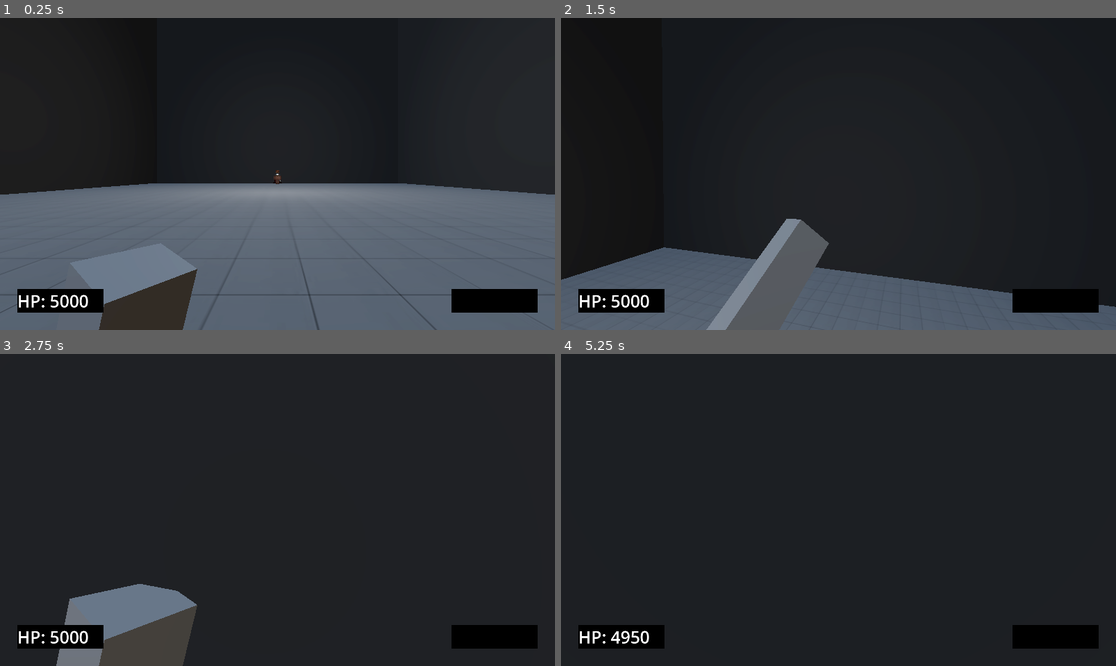
Above: before the commit, frames 1-4 (two rows, left to right).
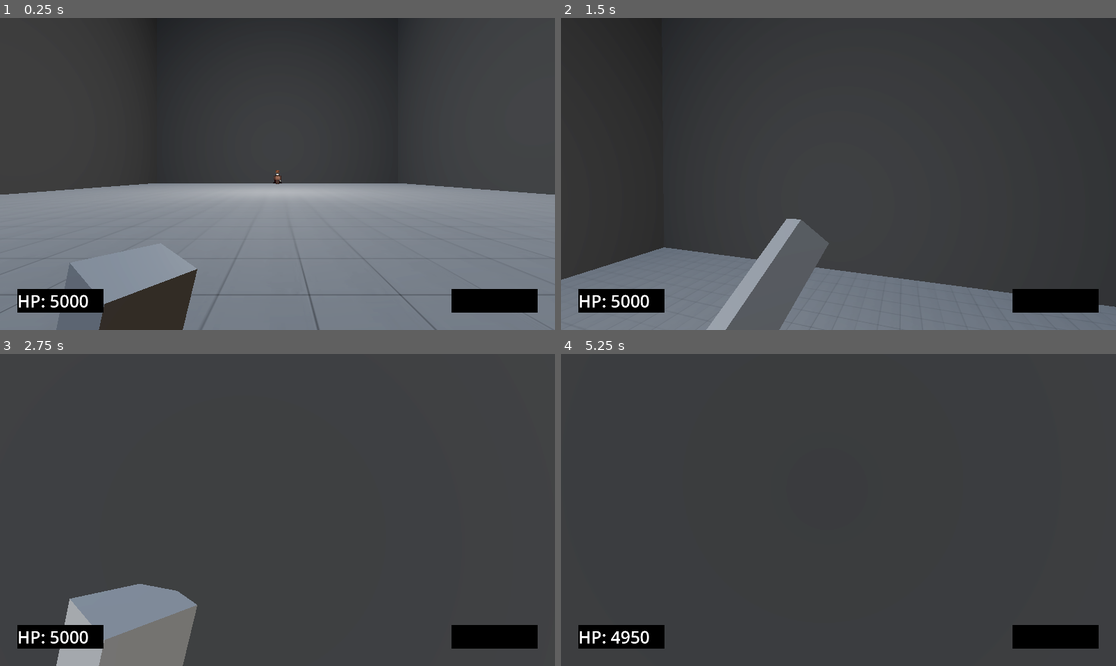
Above: after the commit, the same moments.

Repository: fantasticyeyplustiger/fantastic-boss-fight
Game: Godot game, scene res://Level/Level.tscn
The game is run twice, just before and just after one commit, with the same random seed, the same clock (stepped at 60 frames per second) and the same inputs.
Inputs (mouse positions are in pixels of both pictures, inside the frame that each line leads up to):
- Up to frame 1 (0.25 s): no input
- Up to frame 2 (1.5 s): tap Enter at 0.5 s; move the mouse to (866, 174) at 0.52 s; hold Shift (dash) 0.53-1.28 s; hold W (up) from 0.53 s (still down); tap Space (jump) at 0.77, 1.07 s; tap F (parry) at 0.8, 1.35 s; move the mouse to (810, 174) at 1.27 s
- Up to frame 3 (2.75 s): keep holding W (up); tap Space (jump) at 1.52, 1.55, 1.82 s; move the mouse to (288, 503) at 2.02 s; hold Space (jump) from 2.03 s (still down); tap Shift (dash) at 2.3 s
- Up to frame 4 (5.25 s): keep holding W (up); move the mouse to (832, 516) at 2.77 s; release Space (jump) at 2.78 s; tap Shift (dash) at 2.85, 4.35 s; tap Space (jump) at 3.02, 3.32, 4.52, 4.82, 5 s; tap F (parry) at 3.05, 3.6, 5.1 s; move the mouse to (877, 513) at 3.52 s; hold Space (jump) 3.53-4.28 s; tap Enter at 4.25 s; move the mouse to (794, 506) at 4.27 s; move the mouse to (844, 510) at 5.02 s

The runs differ from the first frame. In frame 1, 89% of the frame differs, in the area x 0-100%, y 0-100%; in frame 2, 92%; in frame 3, 95%; in frame 4, 98%.

Commit message:
jump and crush attack

Diff:
--- a/fantastic-boss-fight/Boss/Boss.gd
+++ b/fantastic-boss-fight/Boss/Boss.gd
@@ -62,9 +62,10 @@
 			else:
 				air_charge(target_position)
 		4: throw_fist()
-		5: clap()
-		6:
-			clap()
+		5, 6: clap()
+		7: ground_charge(target_position)
+		8:
+			jump_and_crush()
 			current_attack = 0
 
 	attacking = false
@@ -127,6 +128,9 @@
 		$ChargeLanding/LandingHitbox.shape.radius = 35.0
 	else:
 		charge_visible_hitbox.mesh.size = size - Vector3(0.0, 1.0, 0.0)
+		$ChargeLanding/VisibleLandingHitbox.mesh.top_radius = 25.0
+		$ChargeLanding/VisibleLandingHitbox.mesh.bottom_radius = 25.0
+		$ChargeLanding/LandingHitbox.shape.radius = 25.0
 
 	charge_visible_hitbox.position = hitbox_pos - Vector3(0.0, 6.0, 0.0)
 	charge_visible_hitbox.visible = true
@@ -152,8 +156,8 @@
 	charge_hitbox.set_deferred("disabled", true)
 	$ChargeLanding/LandingHitbox.set_deferred("disabled", true)
 
-	walk_cooldown.start(0.5)
-	attack_cd_timer.start(0.75)
+	walk_cooldown.start(0.4)
+	attack_cd_timer.start(0.45)
 	SpawnObject.ground_shockwave(target_position)
 
 ## Makes the boss throw his right arm/fist towards the player.
@@ -195,6 +199,43 @@
 	walk_cooldown.start(0.1)
 	attack_cd_timer.start(0.15)
 
+func jump_and_crush() -> void:
+	damage = HIGH_DAMAGE
+	SpawnObject.air_shockwave(global_position, Vector3.ZERO)
+	global_position.y += 30.0
+
+	$ChargeLanding/VisibleLandingHitbox.mesh.top_radius = 85.0
+	$ChargeLanding/VisibleLandingHitbox.mesh.bottom_radius = 85.0
+	$ChargeLanding/LandingHitbox.shape.radius = 85.0
+
+	$ChargeLanding/VisibleLandingHitbox.global_position = Vector3(global_position.x, 0.0, global_position.z)
+	$ChargeLanding/VisibleLandingHitbox.global_rotation = Vector3.ZERO
+	$ChargeLanding/LandingHitbox.global_position = Vector3(global_position.x, 0.0, global_position.z)
+	$ChargeLanding/LandingHitbox.global_rotation = Vector3.ZERO
+	$ChargePath/VisibleHitbox.visible = false
+
+	$Animations.play("crush")
+	await get_tree().create_timer(1.0).timeout
+
+	$ChargeLanding/LandingHitbox.set_deferred("disabled", false)
+	SpawnObject.air_shockwave(global_position, Vector3.ZERO)
+
+	await get_tree().create_timer(0.05).timeout
+
+	global_position.y = Y_VALUE_FOR_FLOOR
+	SpawnObject.ground_shockwave(global_position)
+	SpawnObject.air_shockwave(global_position, Vector3.ZERO)
+	SpawnObject.colliding_shockwave(global_position, Vector3.ZERO)
+
+	await get_tree().create_timer(0.05).timeout
+
+	$ChargeLanding/LandingHitbox.set_deferred("disabled", true)
+	$ChargePath/VisibleHitbox.visible = true
+
+	reset_anim()
+	walk_cooldown.start(0.4)
+	attack_cd_timer.start(0.45)
+
 func walk_towards_player() -> void:
 	var vector2_pos = Vector3(global_position.x, 0.0, global_position.z)
 	var vector2_player_pos = Vector3(Global.player_position.x, 0.0, Global.player_position.z)
@@ -209,7 +250,8 @@
 ## Rotates the boss' body to look at the player.
 # Only rotates the y-axis.
 func look_at_player() -> void:
-	#warning_ignore:unused_argument
+	if global_position.cross(Global.player_position).is_zero_approx():
+		return
 	look_at(Global.player_position)
 	rotation.x = 0
 	rotation.z = 0
@@ -218,6 +260,13 @@
 	await get_tree().create_timer(wait_time).timeout
 	$Torso/RightArm.visible = true
 
+func reset_anim_in(seconds : float) -> void:
+	await get_tree().create_timer(seconds).timeout
+	$Animations.play("RESET")
+
+func reset_anim() -> void:
+	$Animations.play("RESET")
+
 func reset_cooldown() -> void:
 	attack_cooldown = false
 
--- a/fantastic-boss-fight/Boss/Boss.tscn
+++ b/fantastic-boss-fight/Boss/Boss.tscn
@@ -242,6 +242,30 @@
 "update": 0,
 "values": [Vector3(0, 0, 0)]
 }
+tracks/13/type = "value"
+tracks/13/imported = false
+tracks/13/enabled = true
+tracks/13/path = NodePath("ChargeLanding/VisibleLandingHitbox:surface_material_override/0:albedo_color")
+tracks/13/interp = 1
+tracks/13/loop_wrap = true
+tracks/13/keys = {
+"times": PackedFloat32Array(0),
+"transitions": PackedFloat32Array(1),
+"update": 0,
+"values": [Color(1, 0, 0, 0)]
+}
+tracks/14/type = "value"
+tracks/14/imported = false
+tracks/14/enabled = true
+tracks/14/path = NodePath("Head:position")
+tracks/14/interp = 1
+tracks/14/loop_wrap = true
+tracks/14/keys = {
+"times": PackedFloat32Array(0),
+"transitions": PackedFloat32Array(1),
+"update": 0,
+"values": [Vector3(0, 0, 0)]
+}
 
 [sub_resource type="Animation" id="Animation_p0rjq"]
 resource_name = "air_charge"
@@ -441,45 +465,6 @@
 "transitions": PackedFloat32Array(1, 1, 1),
 "update": 0,
 "values": [Color(1, 0, 0, 0.333333), Color(1, 0, 0, 0.333333), Color(1, 0, 0, 1)]
-}
-
-[sub_resource type="Animation" id="Animation_56y8k"]
-resource_name = "throw_arm"
-tracks/0/type = "value"
-tracks/0/imported = false
-tracks/0/enabled = true
-tracks/0/path = NodePath("Torso/RightArm:rotation")
-tracks/0/interp = 1
-tracks/0/loop_wrap = true
-tracks/0/keys = {
-"times": PackedFloat32Array(0, 0.366667),
-"transitions": PackedFloat32Array(1, 1),
-"update": 0,
-"values": [Vector3(0, 0, 0), Vector3(1.5708, 0, 0)]
-}
-tracks/1/type = "value"
-tracks/1/imported = false
-tracks/1/enabled = true
-tracks/1/path = NodePath("Torso/RightArm:position")
-tracks/1/interp = 1
-tracks/1/loop_wrap = true
-tracks/1/keys = {
-"times": PackedFloat32Array(0, 0.366667),
-"transitions": PackedFloat32Array(1, 1),
-"update": 0,
-"values": [Vector3(0, 0, 0), Vector3(-1.995, 0.475, -0.525)]
-}
-tracks/2/type = "value"
-tracks/2/imported = false
-tracks/2/enabled = true
-tracks/2/path = NodePath("Torso/RightArm:scale")
-tracks/2/interp = 1
-tracks/2/loop_wrap = true
-tracks/2/keys = {
-"times": PackedFloat32Array(0, 0.9),
-"transitions": PackedFloat32Array(1, 1),
-"update": 0,
-"values": [Vector3(1, 1, 1), Vector3(7, 7, 7)]
 }
 
 [sub_resource type="Animation" id="Animation_i6vrr"]
@@ -594,12 +579,288 @@
 "values": [Vector3(0.261799, 0, 0), Vector3(0.261799, 0, 0), Vector3(-0.174533, 0, 0)]
 }
 
+[sub_resource type="Animation" id="Animation_i28eb"]
+resource_name = "crush"
+length = 0.5
+tracks/0/type = "value"
+tracks/0/imported = false
+tracks/0/enabled = true
+tracks/0/path = NodePath("Torso/LeftArm:rotation")
+tracks/0/interp = 1
+tracks/0/loop_wrap = true
+tracks/0/keys = {
+"times": PackedFloat32Array(0, 0.5),
+"transitions": PackedFloat32Array(1, 1),
+"update": 0,
+"values": [Vector3(0, 0, 0), Vector3(0, 0, -2.58309)]
+}
+tracks/1/type = "value"
+tracks/1/imported = false
+tracks/1/enabled = true
+tracks/1/path = NodePath("Torso/LeftArm:position")
+tracks/1/interp = 1
+tracks/1/loop_wrap = true
+tracks/1/keys = {
+"times": PackedFloat32Array(0, 0.5),
+"transitions": PackedFloat32Array(0.406126, 1),
+"update": 0,
+"values": [Vector3(0, 0, 0), Vector3(-1.13, 0.325, 0)]
+}
+tracks/2/type = "value"
+tracks/2/imported = false
+tracks/2/enabled = true
+tracks/2/path = NodePath("Torso/RightArm:position")
+tracks/2/interp = 1
+tracks/2/loop_wrap = true
+tracks/2/keys = {
+"times": PackedFloat32Array(0, 0.5),
+"transitions": PackedFloat32Array(0.406126, 1),
+"update": 0,
+"values": [Vector3(0, 0, 0), Vector3(1.13, 0.325, 0)]
+}
+tracks/3/type = "value"
+tracks/3/imported = false
+tracks/3/enabled = true
+tracks/3/path = NodePath("Torso/RightArm:rotation")
+tracks/3/interp = 1
+tracks/3/loop_wrap = true
+tracks/3/keys = {
+"times": PackedFloat32Array(0, 0.5),
+"transitions": PackedFloat32Array(1, 1),
+"update": 0,
+"values": [Vector3(0, 0, 0), Vector3(0, 0, 2.58309)]
+}
+tracks/4/type = "value"
+tracks/4/imported = false
+tracks/4/enabled = true
+tracks/4/path = NodePath("Torso/RightLeg:position")
+tracks/4/interp = 1
+tracks/4/loop_wrap = true
+tracks/4/keys = {
+"times": PackedFloat32Array(0, 0.5),
+"transitions": PackedFloat32Array(1, 1),
+"update": 0,
+"values": [Vector3(0, 0, 0), Vector3(0, -0.125, 0)]
+}
+tracks/5/type = "value"
+tracks/5/imported = false
+tracks/5/enabled = true
+tracks/5/path = NodePath("Torso/LeftLeg:rotation")
+tracks/5/interp = 1
+tracks/5/loop_wrap = true
+tracks/5/keys = {
+"times": PackedFloat32Array(0, 0.5),
+"transitions": PackedFloat32Array(1, 1),
+"update": 0,
+"values": [Vector3(0, 0, 0), Vector3(-0.380482, 0, 0)]
+}
+tracks/6/type = "value"
+tracks/6/imported = false
+tracks/6/enabled = true
+tracks/6/path = NodePath("Torso/LeftLeg:position")
+tracks/6/interp = 1
+tracks/6/loop_wrap = true
+tracks/6/keys = {
+"times": PackedFloat32Array(0, 0.5),
+"transitions": PackedFloat32Array(1, 1),
+"update": 0,
+"values": [Vector3(0, 0, 0), Vector3(0, 0.42, -0.57)]
+}
+tracks/7/type = "value"
+tracks/7/imported = false
+tracks/7/enabled = true
+tracks/7/path = NodePath("ChargeLanding/VisibleLandingHitbox:surface_material_override/0:albedo_color")
+tracks/7/interp = 1
+tracks/7/loop_wrap = true
+tracks/7/keys = {
+"times": PackedFloat32Array(0, 0.5),
+"transitions": PackedFloat32Array(1, 1),
+"update": 0,
+"values": [Color(1, 0, 0, 0), Color(1, 0, 0, 1)]
+}
+
+[sub_resource type="Animation" id="Animation_10u17"]
+resource_name = "summon_cone"
+tracks/0/type = "value"
+tracks/0/imported = false
+tracks/0/enabled = true
+tracks/0/path = NodePath("Torso:rotation")
+tracks/0/interp = 1
+tracks/0/loop_wrap = true
+tracks/0/keys = {
+"times": PackedFloat32Array(0, 1),
+"transitions": PackedFloat32Array(1, 1),
+"update": 0,
+"values": [Vector3(0, 0, 0), Vector3(0, 0, -0.191986)]
+}
+tracks/1/type = "value"
+tracks/1/imported = false
+tracks/1/enabled = true
+tracks/1/path = NodePath("Head:rotation")
+tracks/1/interp = 1
+tracks/1/loop_wrap = true
+tracks/1/keys = {
+"times": PackedFloat32Array(0, 1),
+"transitions": PackedFloat32Array(1, 1),
+"update": 0,
+"values": [Vector3(0, 0, 0), Vector3(0.436332, 0.190241, -0.191986)]
+}
+tracks/2/type = "value"
+tracks/2/imported = false
+tracks/2/enabled = true
+tracks/2/path = NodePath("Head:position")
+tracks/2/interp = 1
+tracks/2/loop_wrap = true
+tracks/2/keys = {
+"times": PackedFloat32Array(0, 1),
+"transitions": PackedFloat32Array(1, 1),
+"update": 0,
+"values": [Vector3(0, 0, 0), Vector3(-0.27, 0.21, -0.83)]
+}
+tracks/3/type = "value"
+tracks/3/imported = false
+tracks/3/enabled = true
+tracks/3/path = NodePath("Torso/RightArm:rotation")
+tracks/3/interp = 1
+tracks/3/loop_wrap = true
+tracks/3/keys = {
+"times": PackedFloat32Array(0, 1),
+"transitions": PackedFloat32Array(1, 1),
+"update": 0,
+"values": [Vector3(0, 0, 0), Vector3(-0.190241, 0, 0.174533)]
+}
+tracks/4/type = "value"
+tracks/4/imported = false
+tracks/4/enabled = true
+tracks/4/path = NodePath("Torso/RightArm:position")
+tracks/4/interp = 1
+tracks/4/loop_wrap = true
+tracks/4/keys = {
+"times": PackedFloat32Array(0, 1),
+"transitions": PackedFloat32Array(1, 1),
+"update": 0,
+"values": [Vector3(0, 0, 0), Vector3(0.035, -0.065, 0)]
+}
+tracks/5/type = "value"
+tracks/5/imported = false
+tracks/5/enabled = true
+tracks/5/path = NodePath("Torso/LeftArm:rotation")
+tracks/5/interp = 1
+tracks/5/loop_wrap = true
+tracks/5/keys = {
+"times": PackedFloat32Array(0, 1),
+"transitions": PackedFloat32Array(1, 1),
+"update": 0,
+"values": [Vector3(0, 0, 0), Vector3(0, 0, -3.05433)]
+}
+tracks/6/type = "value"
+tracks/6/imported = false
+tracks/6/enabled = true
+tracks/6/path = NodePath("Torso/LeftArm:position")
+tracks/6/interp = 1
+tracks/6/loop_wrap = true
+tracks/6/keys = {
+"times": PackedFloat32Array(0, 1),
+"transitions": PackedFloat32Array(1, 1),
+"update": 0,
+"values": [Vector3(0, 0, 0), Vector3(-1.16, 0.885, 0)]
+}
+tracks/7/type = "value"
+tracks/7/imported = false
+tracks/7/enabled = true
+tracks/7/path = NodePath("Torso/RightLeg:rotation")
+tracks/7/interp = 1
+tracks/7/loop_wrap = true
+tracks/7/keys = {
+"times": PackedFloat32Array(0, 1),
+"transitions": PackedFloat32Array(1, 1),
+"update": 0,
+"values": [Vector3(0, 0, 0), Vector3(0, -0.190241, 0.190241)]
+}
+tracks/8/type = "value"
+tracks/8/imported = false
+tracks/8/enabled = true
+tracks/8/path = NodePath("Torso/RightLeg:position")
+tracks/8/interp = 1
+tracks/8/loop_wrap = true
+tracks/8/keys = {
+"times": PackedFloat32Array(0, 1),
+"transitions": PackedFloat32Array(1, 1),
+"update": 0,
+"values": [Vector3(0, 0, 0), Vector3(0, 0, -0.085)]
+}
+tracks/9/type = "value"
+tracks/9/imported = false
+tracks/9/enabled = true
+tracks/9/path = NodePath("Torso/LeftLeg:rotation")
+tracks/9/interp = 1
+tracks/9/loop_wrap = true
+tracks/9/keys = {
+"times": PackedFloat32Array(0, 1),
+"transitions": PackedFloat32Array(1, 1),
+"update": 0,
+"values": [Vector3(0, 0, 0), Vector3(-0.190241, 0.380482, 0.380482)]
+}
+tracks/10/type = "value"
+tracks/10/imported = false
+tracks/10/enabled = true
+tracks/10/path = NodePath("Torso/LeftLeg:position")
+tracks/10/interp = 1
+tracks/10/loop_wrap = true
+tracks/10/keys = {
+"times": PackedFloat32Array(0, 1),
+"transitions": PackedFloat32Array(1, 1),
+"update": 0,
+"values": [Vector3(0, 0, 0), Vector3(-0.265, 0, -0.125)]
+}
+
+[sub_resource type="Animation" id="Animation_56y8k"]
+resource_name = "throw_arm"
+tracks/0/type = "value"
+tracks/0/imported = false
+tracks/0/enabled = true
+tracks/0/path = NodePath("Torso/RightArm:rotation")
+tracks/0/interp = 1
+tracks/0/loop_wrap = true
+tracks/0/keys = {
+"times": PackedFloat32Array(0, 0.366667),
+"transitions": PackedFloat32Array(1, 1),
+"update": 0,
+"values": [Vector3(0, 0, 0), Vector3(1.5708, 0, 0)]
+}
+tracks/1/type = "value"
+tracks/1/imported = false
+tracks/1/enabled = true
+tracks/1/path = NodePath("Torso/RightArm:position")
+tracks/1/interp = 1
+tracks/1/loop_wrap = true
+tracks/1/keys = {
+"times": PackedFloat32Array(0, 0.366667),
+"transitions": PackedFloat32Array(1, 1),
+"update": 0,
+"values": [Vector3(0, 0, 0), Vector3(-1.995, 0.475, -0.525)]
+}
+tracks/2/type = "value"
+tracks/2/imported = false
+tracks/2/enabled = true
+tracks/2/path = NodePath("Torso/RightArm:scale")
+tracks/2/interp = 1
+tracks/2/loop_wrap = true
+tracks/2/keys = {
+"times": PackedFloat32Array(0, 0.9),
+"transitions": PackedFloat32Array(1, 1),
+"update": 0,
+"values": [Vector3(1, 1, 1), Vector3(7, 7, 7)]
+}
+
 [sub_resource type="AnimationLibrary" id="AnimationLibrary_b0eo8"]
 _data = {
 &"RESET": SubResource("Animation_b0eo8"),
 &"air_charge": SubResource("Animation_p0rjq"),
 &"charge": SubResource("Animation_8ujus"),
 &"clap": SubResource("Animation_i6vrr"),
+&"crush": SubResource("Animation_i28eb"),
+&"summon_cone": SubResource("Animation_10u17"),
 &"throw_arm": SubResource("Animation_56y8k")
 }
 
@@ -683,7 +944,6 @@
 launch_up = true
 
 [node name="LandingHitbox" type="CollisionShape3D" parent="ChargeLanding"]
-visible = false
 shape = SubResource("CylinderShape3D_8ujus")
 disabled = true
 
@@ -702,6 +962,7 @@
 
 [node name="Hitbox" type="CollisionShape3D" parent="AirChargePath"]
 transform = Transform3D(1, 0, 0, 0, -4.37114e-08, 1, 0, -1, -4.37114e-08, 0, 0, -16)
+visible = false
 shape = SubResource("CylinderShape3D_b0eo8")
 disabled = true
 
@@ -718,6 +979,7 @@
 
 [node name="Hitbox" type="CollisionShape3D" parent="Clap"]
 transform = Transform3D(1, 0, 0, 0, 1, 0, 0, 0, 1, 0, 0, -8.03979)
+visible = false
 shape = SubResource("BoxShape3D_b0eo8")
 disabled = true
 
--- a/fantastic-boss-fight/Global.gd
+++ b/fantastic-boss-fight/Global.gd
@@ -1,4 +1,7 @@
 extends Node
+
+const BOUND_ONE : Vector3 = Vector3(-22.0, 0.0, 23.0)
+const BOUND_TWO : Vector3 = Vector3(22.0, 0.0, -23.0)
 
 var player_position : Vector3
 var front_of_player : Vector3 # Useful for seeing where the player is looking at.
--- a/fantastic-boss-fight/Level/Level.tscn
+++ b/fantastic-boss-fight/Level/Level.tscn
@@ -78,5 +78,11 @@
 
 [node name="OmniLight3D" type="OmniLight3D" parent="."]
 transform = Transform3D(1, 0, 0, 0, 1, 0, 0, 0, 1, 0, 7, 0)
-omni_range = 35.0
-omni_attenuation = 0.5
+omni_range = 50.0
+omni_attenuation = 0.1
+
+[node name="BOUND_ONE" type="Node3D" parent="."]
+transform = Transform3D(1, 0, 0, 0, 1, 0, 0, 0, 1, -22, 0, 23)
+
+[node name="BOUND_TWO" type="Node3D" parent="."]
+transform = Transform3D(1, 0, 0, 0, 1, 0, 0, 0, 1, 22, 0, -23)
--- a/fantastic-boss-fight/Level/SpawnedObjects/AirShockwave.tscn
+++ b/fantastic-boss-fight/Level/SpawnedObjects/AirShockwave.tscn
@@ -4,7 +4,7 @@
 
 [sub_resource type="TorusMesh" id="TorusMesh_bj5n8"]
 inner_radius = 0.6
-rings = 32
+rings = 16
 ring_segments = 16
 
 [sub_resource type="StandardMaterial3D" id="StandardMaterial3D_xlq6t"]
--- a/fantastic-boss-fight/Level/SpawnedObjects/CollidingShockwave.gd
+++ b/fantastic-boss-fight/Level/SpawnedObjects/CollidingShockwave.gd
@@ -1,6 +1,6 @@
 extends Node3D
 
-const damage : float = 100.0
+const damage : float = 200.0
 
 func _ready() -> void:
 	$Animation.play("shockwave")
--- a/fantastic-boss-fight/Level/SpawnedObjects/CollidingShockwave.tscn
+++ b/fantastic-boss-fight/Level/SpawnedObjects/CollidingShockwave.tscn
@@ -9,37 +9,10 @@
 ring_segments = 16
 
 [sub_resource type="StandardMaterial3D" id="StandardMaterial3D_x28ka"]
+albedo_color = Color(1, 0, 0, 1)
 
 [sub_resource type="BoxShape3D" id="BoxShape3D_ep61r"]
-size = Vector3(0.8, 0.5, 0.2)
-
-[sub_resource type="Animation" id="Animation_dy32e"]
-resource_name = "shockwave"
-length = 3.0
-tracks/0/type = "value"
-tracks/0/imported = false
-tracks/0/enabled = true
-tracks/0/path = NodePath(".:scale")
-tracks/0/interp = 1
-tracks/0/loop_wrap = true
-tracks/0/keys = {
-"times": PackedFloat32Array(0, 3),
-"transitions": PackedFloat32Array(1, 1),
-"update": 0,
-"values": [Vector3(1, 4, 1), Vector3(50, 3, 50)]
-}
-tracks/1/type = "value"
-tracks/1/imported = false
-tracks/1/enabled = true
-tracks/1/path = NodePath("MeshInstance3D:transparency")
-tracks/1/interp = 1
-tracks/1/loop_wrap = true
-tracks/1/keys = {
-"times": PackedFloat32Array(0, 3),
-"transitions": PackedFloat32Array(1.5, 1),
-"update": 0,
-"values": [0.0, 1.0]
-}
+size = Vector3(0.8, 1, 0.2)
 
 [sub_resource type="Animation" id="Animation_kin1t"]
 length = 0.001
@@ -68,6 +41,34 @@
 "values": [0.75]
 }
 
+[sub_resource type="Animation" id="Animation_dy32e"]
+resource_name = "shockwave"
+length = 3.0
+tracks/0/type = "value"
+tracks/0/imported = false
+tracks/0/enabled = true
+tracks/0/path = NodePath(".:scale")
+tracks/0/interp = 1
+tracks/0/loop_wrap = true
+tracks/0/keys = {
+"times": PackedFloat32Array(0, 3),
+"transitions": PackedFloat32Array(1, 1),
+"update": 0,
+"values": [Vector3(0.5, 3.5, 0.5), Vector3(50, 5, 50)]
+}
+tracks/1/type = "value"
+tracks/1/imported = false
+tracks/1/enabled = true
+tracks/1/path = NodePath("MeshInstance3D:transparency")
+tracks/1/interp = 1
+tracks/1/loop_wrap = true
+tracks/1/keys = {
+"times": PackedFloat32Array(0, 3),
+"transitions": PackedFloat32Array(1.5, 1),
+"update": 0,
+"values": [0.0, 1.0]
+}
+
 [sub_resource type="AnimationLibrary" id="AnimationLibrary_7ng2u"]
 _data = {
 &"RESET": SubResource("Animation_kin1t"),
@@ -78,7 +79,7 @@
 script = ExtResource("1_ep61r")
 
 [node name="MeshInstance3D" type="MeshInstance3D" parent="."]
-transform = Transform3D(1, 0, 0, 0, 2.25, 0, 0, 0, 1, 0, 0, 0)
+transform = Transform3D(1, 0, 0, 0, 4.5, 0, 0, 0, 1, 0, 0, 0)
 transparency = 0.75
 mesh = SubResource("TorusMesh_73hl3")
 surface_material_override/0 = SubResource("StandardMaterial3D_x28ka")
@@ -127,5 +128,6 @@
 libraries = {
 &"": SubResource("AnimationLibrary_7ng2u")
 }
+speed_scale = 1.1
 
 [connection signal="animation_finished" from="Animation" to="." method="destroy_self"]
--- a/fantastic-boss-fight/Level/SpawnedObjects/GroundShockwave.tscn
+++ b/fantastic-boss-fight/Level/SpawnedObjects/GroundShockwave.tscn
@@ -89,7 +89,7 @@
 "times": PackedFloat32Array(0, 1),
 "transitions": PackedFloat32Array(0.392292, 1),
 "update": 0,
-"values": [Vector3(1, 1, 1), Vector3(6.5, 9, 6.5)]
+"values": [Vector3(1, 1, 1), Vector3(6.5, 8, 6.5)]
 }
 
 [sub_resource type="AnimationLibrary" id="AnimationLibrary_vqysv"]
--- /dev/null
+++ b/fantastic-boss-fight/Level/SpawnedObjects/IceCreamCone.tscn
@@ -0,0 +1,37 @@
+[gd_scene load_steps=7 format=3 uid="uid://cpmqgdsynm3d8"]
+
+[ext_resource type="ArrayMesh" uid="uid://c5rntv2ar8bgq" path="res://Boss/BossOBJ/IceCreamCone.obj" id="1_ci0rk"]
+[ext_resource type="Texture2D" uid="uid://daydynn6s5wfd" path="res://ParticleTextures/Flash.png" id="2_df0p0"]
+
+[sub_resource type="StandardMaterial3D" id="StandardMaterial3D_ci0rk"]
+albedo_color = Color(0.348266, 0.168576, 9.62615e-08, 1)
+
+[sub_resource type="ParticleProcessMaterial" id="ParticleProcessMaterial_df0p0"]
+gravity = Vector3(0, 0, 0)
+
+[sub_resource type="StandardMaterial3D" id="StandardMaterial3D_wbqxm"]
+transparency = 1
+albedo_texture = ExtResource("2_df0p0")
+emission_enabled = true
+emission = Color(1, 1, 1, 1)
+emission_energy_multiplier = 0.5
+billboard_mode = 3
+billboard_keep_scale = true
+particles_anim_h_frames = 1
+particles_anim_v_frames = 1
+particles_anim_loop = false
+
+[sub_resource type="QuadMesh" id="QuadMesh_px67a"]
+material = SubResource("StandardMaterial3D_wbqxm")
+
+[node name="IceCreamCone" type="MeshInstance3D"]
+mesh = ExtResource("1_ci0rk")
+surface_material_override/0 = SubResource("StandardMaterial3D_ci0rk")
+
+[node name="GPUParticles3D" type="GPUParticles3D" parent="."]
+transform = Transform3D(1, 0, 0, 0, 1, 0, 0, 0, 1, 0, 0.6, 0)
+cast_shadow = 0
+amount = 1
+lifetime = 0.4
+process_material = SubResource("ParticleProcessMaterial_df0p0")
+draw_pass_1 = SubResource("QuadMesh_px67a")
--- a/fantastic-boss-fight/Level/SpawnedObjects/RightArm.gd
+++ b/fantastic-boss-fight/Level/SpawnedObjects/RightArm.gd
@@ -9,9 +9,7 @@
 
 func _physics_process(_delta: float) -> void:
 	if toward_player:
-		velocity = (Global.player_position - global_position) * 5.5
-		if velocity.length() <= 35.0:
-			velocity *= 2
+		velocity = (Global.player_position - global_position).normalized() * 50.0
 		velocity.y += 0.8 # Add 0.8 because that's where the CAMERA of the player is
 		look_at(Global.player_position)
 	else:
@@ -35,8 +33,13 @@
 
 	if area.get_parent().parrying:
 		spawn_shockwave()
+
+		# Makes it so this object can no longer interact with the Player.
+		$Hitbox.set_collision_mask_value(4, false)
+		set_collision_mask_value(5, false)
+
 		toward_player = false
-		target_direction = Global.front_of_player - Global.player_position
+		target_direction = (Global.front_of_player - Global.player_position).normalized()
 		look_at(target_direction)
 	else:
 		explode(Node3D.new()) # Node3D doesn't actually do anything, it's only because of the signal used
--- a/fantastic-boss-fight/Level/SpawnedObjects/RightArm.tscn
+++ b/fantastic-boss-fight/Level/SpawnedObjects/RightArm.tscn
@@ -17,7 +17,7 @@
 cull_mode = 2
 
 [sub_resource type="BoxShape3D" id="BoxShape3D_54uvx"]
-size = Vector3(0.35, 0.35, 0.8)
+size = Vector3(0.35, 0.35, 0.85)
 
 [sub_resource type="BoxShape3D" id="BoxShape3D_e1rwd"]
 size = Vector3(0.3, 0.3, 0.75)
--- a/fantastic-boss-fight/Player.gd
+++ b/fantastic-boss-fight/Player.gd
@@ -14,6 +14,7 @@
 
 var can_move : bool = true
 var parrying : bool = false
+var parry_cooldown : bool = false
 
 @onready var head : Node3D = $Head
 @onready var camera : Camera3D = $Head/Camera3D
@@ -35,15 +36,16 @@
 
 func _physics_process(delta: float) -> void:
 
-	if Input.is_action_pressed("dash"):
-		pass
+	if Input.is_action_just_pressed("dash"):
+		pass # Maybe a movement skill or something later
 
 	if Input.is_action_pressed("jump") and is_on_floor():
 		velocity.y = jump
 
-	if Input.is_action_just_pressed("parry") and not parrying:
+	if Input.is_action_just_pressed("parry") and not parrying and not parry_cooldown:
 		parrying = true
-		parry() # 0.25-second window for parrying.
+		parry_cooldown = true
+		parry() # 0.25-second window for parrying, 0.5-second cooldown.
 
 	if not is_on_floor():
 		velocity.y -= GRAVITY * delta
@@ -75,6 +77,8 @@
 	await get_tree().create_timer(0.25).timeout
 	parrying = false
 	$Animations.play("RESET")
+	await get_tree().create_timer(0.25).timeout
+	parry_cooldown = false
 
 func get_hit(area: Area3D) -> void:
 	if not parrying or (parrying and not area.parryable):
Not shown: 1 places in fantastic-boss-fight/Boss/Boss.tscn that only renumber resources
Not shown, added: fantastic-boss-fight/Boss/BossOBJ/IceCreamCone.mtl
Not shown, added: fantastic-boss-fight/Boss/BossOBJ/IceCreamCone.obj
Not shown, added: fantastic-boss-fight/Boss/BossOBJ/IceCreamCone.obj.import
Binary file added: fantastic-boss-fight/ParticleTextures/Flash.png
Not shown, added: fantastic-boss-fight/ParticleTextures/Flash.png.import
